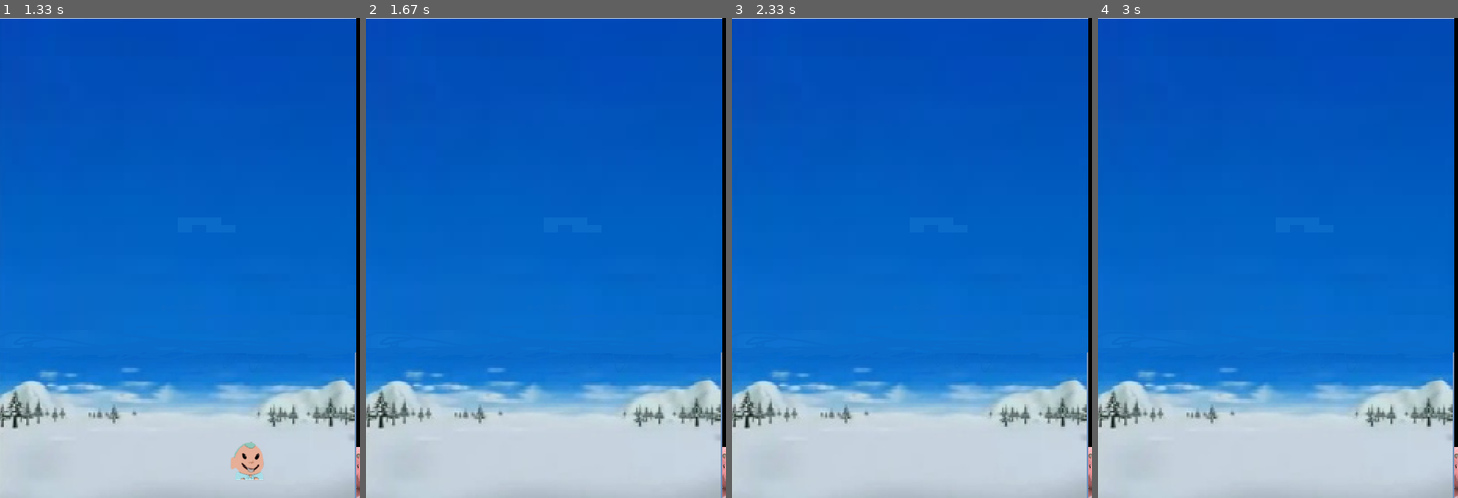
Above: before the commit, frames 1-4 (left to right).
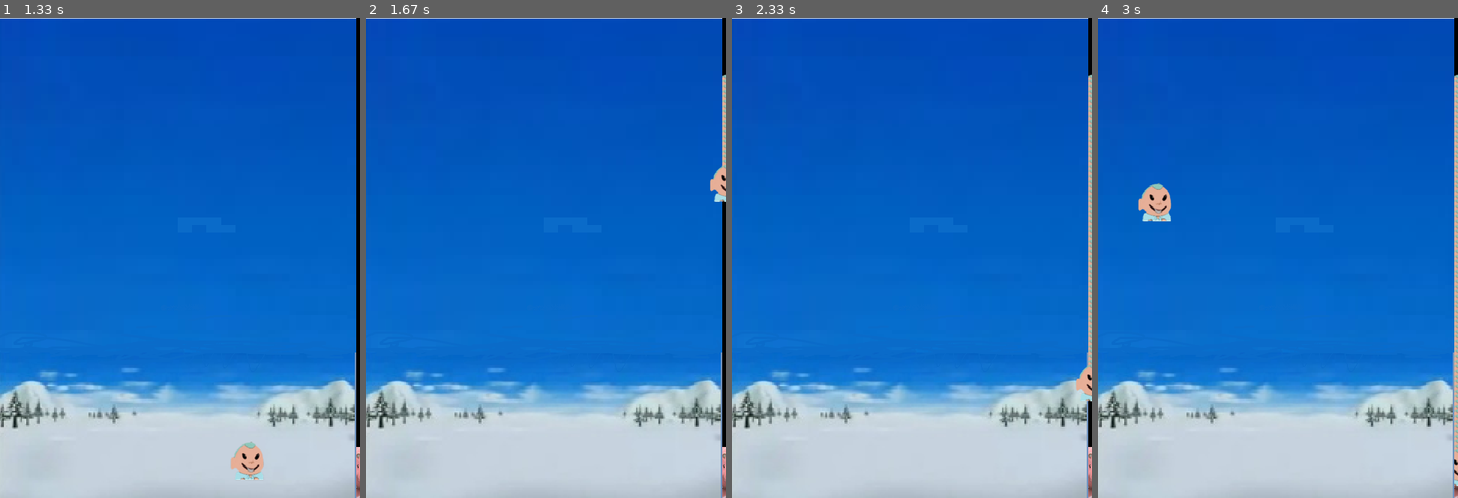
Above: after the commit, the same moments.

Repository: kimwest00/pygame
Game: pygame game, started from pygame_basic/Quest1_avoid_hunbal.py
The game is run twice, just before and just after one commit, with the same random seed, the same clock (stepped at 60 frames per second) and the same inputs.
Inputs:
- Up to frame 1 (1.33 s): hold Right 0.33-0.8 s; hold Up 0.83-1.13 s; hold Right from 1.17 s (still down)
- Up to frame 2 (1.67 s): release Right at 1.63 s
- Up to frame 3 (2.33 s): hold Down from 2.23 s (still down)
- Up to frame 4 (3 s): release Down at 2.53 s; hold Left 2.57-2.97 s

Frame 1 is identical in both runs. In frame 2, 0.5% of the frame differs, in the area x 95-100%, y 11-39%; in frame 3, 0.9%; in frame 4, 1.5%, in the area x 11-100%, y 11-98%.

Commit message:
적 피하기게임_Quest 1완료

Diff:
--- a/pygame_basic/Quest1_avoid_hunbal.py
+++ b/pygame_basic/Quest1_avoid_hunbal.py
@@ -92,20 +92,12 @@
     character_x_pos += to_x * dt
     character_y_pos += to_y * dt
     enemy_y_pos += dt * enemy_speed
-    #3.이벤트 처리(키보드, 마우스에 따른)
-    '''pygame.event.get()#발생한 이벤트
-        pygame.QUIT , KEYDOWN ,K_LEFT'''
-    #4. 게임 캐릭터 위치 정의
-    #5. 충돌 처리 rect.colliderect()
+    if enemy_y_pos >= screen_height - enemy_height:
+        enemy_x_pos = random.randint(0, screen_width) #화면 가로의 절반크기에 해당하는 곳에 위치하도록(가로)
+        enemy_y_pos = enemy_height #화면 하단부에 위치하도록(세로)
     screen.blit(background, (0,0))
     screen.blit(character,(character_x_pos,character_y_pos))
-    if enemy_y_pos!=screen_height - enemy_height:
-        screen.blit(enemy,(enemy_x_pos,enemy_y_pos))
-    elif enemy_y_pos >= screen_height - enemy_height:
-        print("야")
-        enemy_x_pos = random.randint(0, screen_width) #화면 가로의 절반크기에 해당하는 곳에 위치하도록(가로)
-        enemy_y_pos = (screen_height/2)- (enemy_height/2) #화면 하단부에 위치하도록(세로)
-        screen.blit(enemy,(enemy_x_pos,enemy_y_pos))
+    screen.blit(enemy,(enemy_x_pos,enemy_y_pos))
 
     pygame.display.update()#게임화면 다시그리기_이걸로 계속 업데이트됨
 
